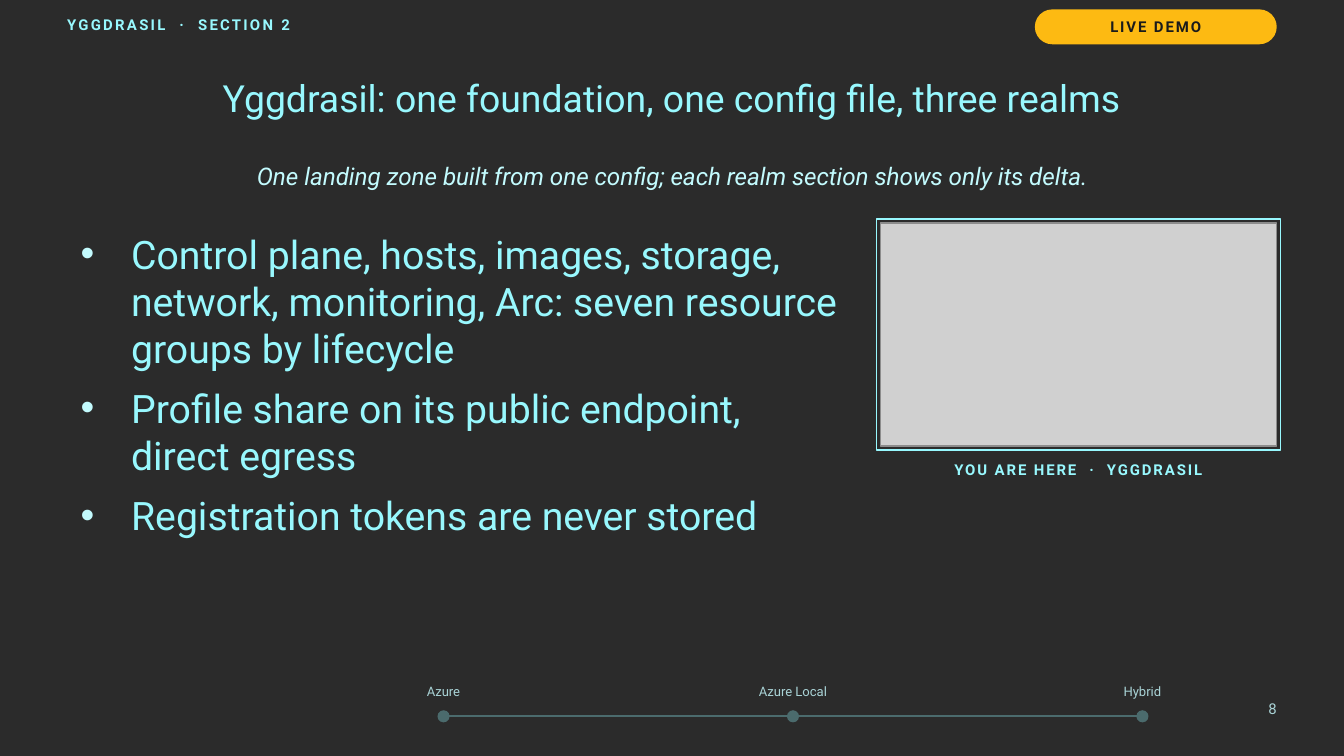
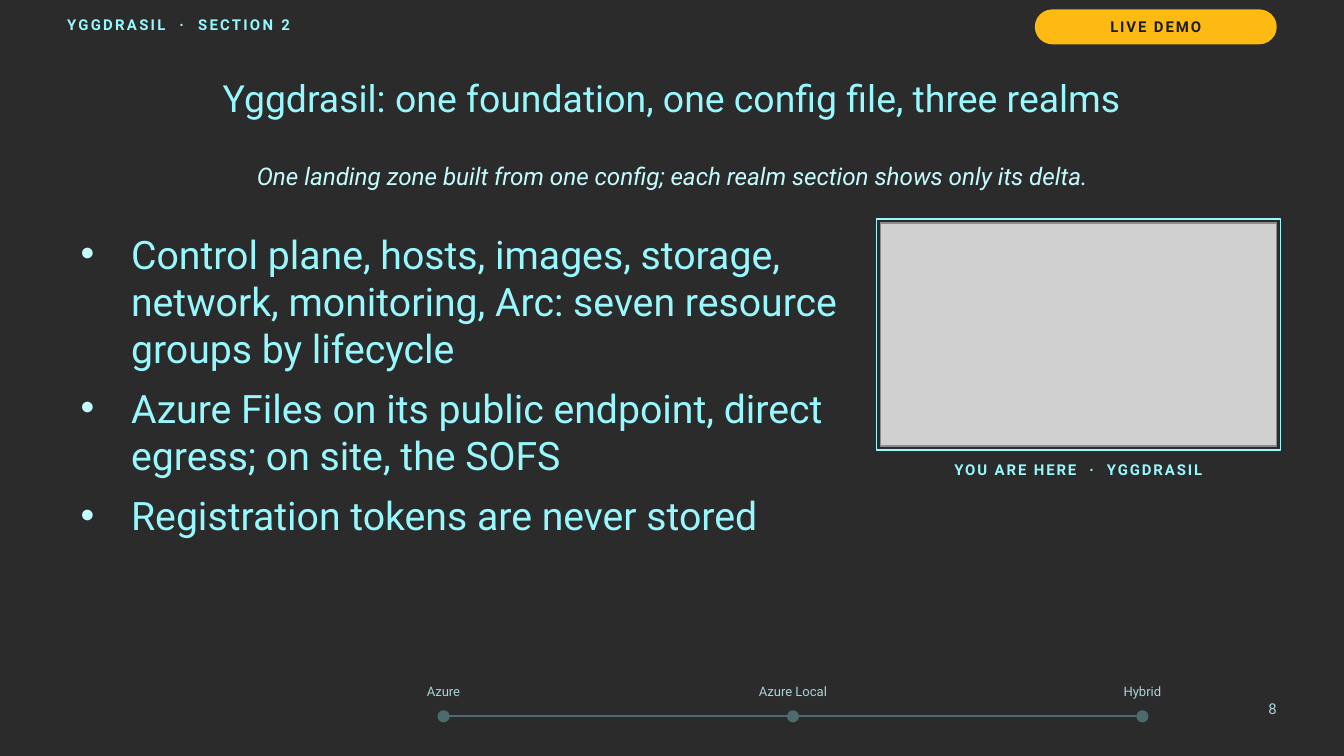
Before and after one commit to thisismydemo/nic2026_avd, a slide deck: slide 8 of presentation/AVD_Anywhere_NIC2026.pptx. Drawn at 1344x756 pixels with LibreOffice and Linux fonts; fonts in the diff are those of the drawing; grey boxes stand for pictures; background and template pictures are left out; a plain dark background stands for a picture behind light text. Boxes give left, top, right and bottom in pixels: in the first picture for what was removed or moved away, otherwise in the second. Text is boxed around its words. In the diff, an @@ line names an element or a change of style, - is before the commit and + after.

```diff
--- a/presentation/AVD_Anywhere_NIC2026.pptx
+++ b/presentation/AVD_Anywhere_NIC2026.pptx
@@ text at bbox=[131, 393, 823, 478]: text changed @@
-• Profile share on its public endpoint, direct egress
+• Azure Files on its public endpoint, direct egress; on site, the SOFS
```
Also in this commit, not shown: 19 other slides changed, 1 slide added, 19 other files.
